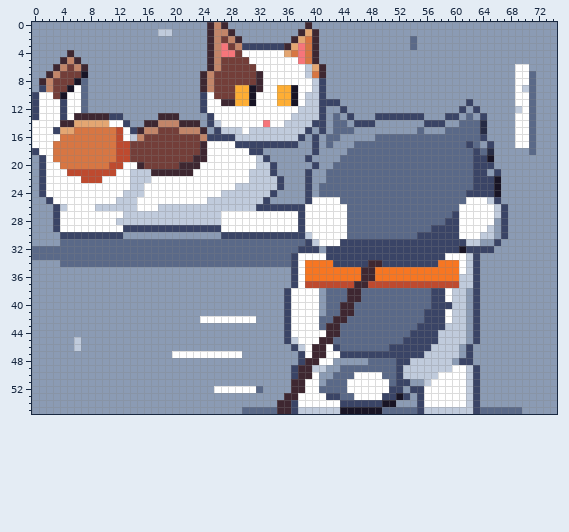
Edited in one commit: pixel-art file (art/cards/card-porch-cat-bolt.aseprite). This is how it looked before the edit.
75x56 pixels, 1 frame.
The same view after the edit:
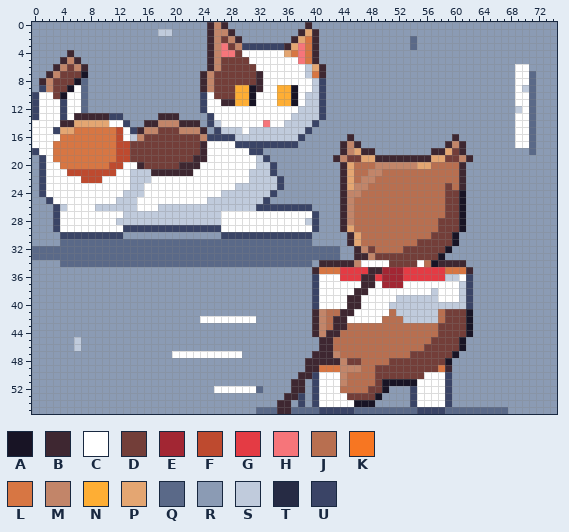
Palette (. is transparent): A #181425  B #3e2731  C #ffffff  D #733e39  E #a22633  F #be4a2f  G #e43b44  H #f6757a  J #b86f50  K #f77622  L #d77643  M #c28569  N #feae34  P #e4a672  Q #5a6988  R #8b9bb4  S #c0cbdc  T #262b44  U #3a4466
The edit:
@@ x 28..71 @@
 10 DNNACCCNNACSSURRRRRRRRRRRRRRRRRRRRRRRRRRRCCQ
-11 BNNACCCNNACSSUUURRRRRRRRRRRRRRRRRRURRRRRRCCQ
-12 CCCCCCCCCCSSSURRURRRRRRRRRRRRRRRRURURRRRRSCQ
-13 CCCCCCCCCSSSSURQRURRRUUUUUUURRRUURQRURRRRCCQ
-14 CCCCCHCCSSSSUURQQRUUURRRRRRRUUURRQQQTRRRRCCQ
-15 SSCSSSSSSSSURURQQQRRRRRRRRRQRRRQQQQQTRRRRCCQ
-16 USSSSSSSSSURURQQRRRRRQQQQQQQQQQQQQQQURRRRCCQ
-17 CUUUUUUUUURRURQRRRQQQQQQQQQQQQQQQQUQRURRRCCQ
-18 CCCUURRRRRRRURRRRQQQQQQQQQQQQQQQQQQUQTRRRRRQ
-19 CCCCSURRRRRURRRRQQQQQQQQQQQQQQQQQQQUUARRRRRR
-20 CCCCSSURRRRRURRQQQQQQQQQQQQQQQQQQQQUUURRRRRR
-21 CCCSSSURRRRURRQQQQQQQQQQQQQQQQQQQQQUURURRRRR
-22 CCCSSSSURRRURRQQQQQQQQQQQQQQQQQQQQQUUUARRRRR
-23 CSSSSSSURRRURQQQQQQQQQQQQQQQQQQQQQQUUUARRRRR
-24 SSSSSSURRRRURQQQQQQQQQQQQQQQQQQQQQUUUUARRRRR
-25 SSSSSURRRRRUCCCCQQQQQQQQQQQQQQQQQQCCCSURRRRR
-26 SSSSUUUUUUUCCCCCCQQQQQQQQQQQQQQQQCCCCCSURRRR
-27 CCCCCCCCCCUCCCCCCQQQQQQQQQQQQQQQUCCCCCSURRRR
-28 CCCCCCCCCCUCCCCCCQQQQQQQQQQQQQQUUCCCCCRURRRR
-29 CCCCCCCCCCUCCCCCCQQQQQQQQQQQQUUUUCCCCSRURRRR
-30 UUUUUUUUUUUSCCCCCQQQQQQQQQQUUUUUUCCCSSRURRRR
-31 QQQQQQQQQQQUSCCCUUUUUUUUUUUUUUUUUUSSRRURRRRR
-32 QQQQQQQQQQUUURUUUUUUUUUUUUUUUUUUUAUUUURRRRRR
-33 QQQQQQQQQUCCCCUUUUUUUUUUUUUUUUUCCCSURRRRRRRR
-34 QQQQQQQQQUCKKKKUUUUUBBUUUUUUUUKKKCSURRRRRRRR
-35 RRRRRRRRRUCKKKKKKKKBBKKKKKKKKKKKKCSURRRRRRRR
-36 RRRRRRRRRUCKKKKKKKKBBKKKKKKKKKKKKSSURRRRRRRR
-37 RRRRRRRRRUCFFFFFFFBBFFFFFFFFFFFFFSSURRRRRRRR
-38 RRRRRRRRUCCCCRQQQBBQQQQQQQQQQUUCSSRURRRRRRRR
-39 RRRRRRRRUCCCCRQQQBBQQQQQQQQQQUUCSSRURRRRRRRR
-40 RRRRRRRRUCCCCRQQBBQQQQQQQQQQQUUUSSRURRRRRRRR
-41 RRRRRRRRUCCCCRQQBBQQQQQQQQQQUUUCSSRURRRRRRRR
-42 CCCCRRRRUCCCCQQBBQQQQQQQQQQQUUUCSSRURRRRRRRR
-43 RRRRRRRRUCCCCQBBQQQQQQQQQQQUUUUSSSRURRRRRRRR
-44 RRRRRRRRUCCCCCBBQQQQQQQQQQUUUUSSSSRURRRRRRRR
-45 RRRRRRRRUSCCCBBQQQQQQQQQQUUUUUSSSSRURRRRRRRR
-46 RRRRRRRRRUSCBBCUQQQQQQQUUUUUUSSSSRURRRRRRRRR
-47 CCRRRRRRRRUCBBCCUUUUUUUUUUUUSSSSSRURRRRRRRRR
-48 RRRRRRRRRRUBBCCRRRRRQQQQUUSSSSSSRUURRRRRRRRR
-49 RRRRRRRRRUBBSSRRQQQQQQQQUSSSSSSSCCSURRRRRRRR
-50 RRRRRRRRRUBBCRRQQQCCCCQQUSSSSSCCCCSURRRRRRRR
-51 RRRRRRRRRBBCCRQQQCCCCCCQUURRSCCCCCSURRRRRRRR
-52 CCCCQRRRRBBCCQQQQCCCCCCUURUUCCCCCCSURRRRRRRR
-53 RRRRRRRRBBCCCCUUQQCCCCUUAURUCCCCCCSURRRRRRRR
-54 RRRRRRRBBUCCCCCCUUUUUUAARRRUCCCCCCSURRRRRRRR
-55 RRQQQQQBBUSSSSSSAAAAAAQQQQQUSSSSSSSUQQQQQQRR
+11 BNNACCCNNACSSURRRRRRRRRRRRRRRRRRRRRRRRRRRCCQ
+12 CCCCCCCCCCSSSURRRRRRRRRRRRRRRRRRRRRRRRRRRSCQ
+13 CCCCCCCCCSSSSURRRRRRRRRRRRRRRRRRRRRRRRRRRCCQ
+14 CCCCCHCCSSSSURRRRRRRRRRRRRRRRRRRRRRRRRRRRCCQ
+15 SSCSSSSSSSSURRRRRRRRRRRRRRRRRRRRRRRRRRRRRCCQ
+16 USSSSSSSSSURRRRRRBRRRRRRRRRRRRRRBRRRRRRRRCCQ
+17 CUUUUUUUUURRRRRRBMBRRRRRRRRRRRRBMBRRRRRRRCCQ
+18 CCCUURRRRRRRRRRRBMPBBRRRRRRRRBBPDBRRRRRRRRRQ
+19 CCCCSURRRRRRRRRBMDDPPBBBBBBBBPPDDMBRRRRRRRRR
+20 CCCCSSURRRRRRRRRBPJJJMMMMMMPPJJJJBRRRRRRRRRR
+21 CCCSSSURRRRRRRRRBPJJMMJJJJJJJJJJJBRRRRRRRRRR
+22 CCCSSSSURRRRRRRRBPJMMJJJJJJJJJJJJBRRRRRRRRRR
+23 CSSSSSSURRRRRRRRBPMMJJJJJJJJJJJDJBRRRRRRRRRR
+24 SSSSSSURRRRRRRRRBMMJJJJJJJJJJJJDDARRRRRRRRRR
+25 SSSSSURRRRRRRRRRBMJJJJJJJJJJJJJDDARRRRRRRRRR
+26 SSSSUUUUUUUURRRRBMJJJJJJJJJJJJJDDARRRRRRRRRR
+27 CCCCCCCCCCCCURRRBMJJJJJJJJJJJJJDDARRRRRRRRRR
+28 CCCCCCCCCCCSURRRBMJJJJJJJJJJJJDDDARRRRRRRRRR
+29 CCCCCCCCCCCCURRRBPJJJJJJJJJJJJDDDARRRRRRRRRR
+30 UUUUUUUUUUUURRRRRBPJJJJJJJJJJDDDARRRRRRRRRRR
+31 QQQQQQQQQQQQRRRRRBPJJJJJJJJDDDDDARRRRRRRRRRR
+32 QQQQQQQQQQQQQQQQRRBMDJJJJDDDDDDARRRRRRRRRRRR
+33 QQQQQQQQQQQQQQQQRRBBMDDDDDDDDDARRRRRRRRRRRRR
+34 QQQQQQQQQQQQRBBBBBMCCCCDDDDCJABBBBRRRRRRRRRR
+35 RRRRRRRRRRRRBLLLGGGGBBEEEGGGGGGLLLBRRRRRRRRR
+36 RRRRRRRRRRRRUCCCGGGBBGEEEGGGGGGSSCURRRRRRRRR
+37 RRRRRRRRRRRRUCCCCCCBBCEEECCCCCCCCSURRRRRRRRR
+38 RRRRRRRRRRRRUCCCCCBBCCCCCCCCCSCCCSURRRRRRRRR
+39 RRRRRRRRRRRRUCCCCBBCCCCCSSSSSSCCCSURRRRRRRRR
+40 RRRRRRRRRRRRUCCCCBBCCCCSSSSSSSSSSSURRRRRRRRR
+41 RRRRRRRRRRRRBMJJBBCCCCCJSSSSSSJDDDARRRRRRRRR
+42 CCCCRRRRRRRRBMJBBCCCCCJJJSSSSSJDDDARRRRRRRRR
+43 RRRRRRRRRRRRBMJBBJJJJJJJJJJJJJDDDDARRRRRRRRR
+44 RRRRRRRRRRRRBMBBJJJJJJJJJJJJJJDDDDARRRRRRRRR
+45 RRRRRRRRRRRRRBBJJJJJJJJJJJJJJDDDDARRRRRRRRRR
+46 RRRRRRRRRRRRRBBJJJJJJJJJJJJJDDDDDARRRRRRRRRR
+47 CCRRRRRRRRRRBBBMJJJJJJJJJJDDDDDDARRRRRRRRRRR
+48 RRRRRRRRRRRBBBBBMDDJJJJDDDDDDDDARRRRRRRRRRRR
+49 RRRRRRRRRRRBBLLLMMMJJDDDDDDDDDLBRRRRRRRRRRRR
+50 RRRRRRRRRRBBUCCCMJJJJDDDDDDDCCCURRRRRRRRRRRR
+51 RRRRRRRRRBBRUCCCMJJJJDAAAAACCCCURRRRRRRRRRRR
+52 CCCCQRRRRBBRUCCCJJJJDDARRRUCCCCURRRRRRRRRRRR
+53 RRRRRRRRBBURUCCCCDDDDARRRRUCCCCURRRRRRRRRRRR
+54 RRRRRRRBBRURUCCCCCAAARRRRRUCCCCURRRRRRRRRRRR
+55 RRRRQQQBBQQQQUUUUUQQQQQQQQQUUUUQQQQQQQQQRRRR
Where, in picture pixels (left, top, right, bottom), the same in both pictures:
changed: (284, 99, 522, 414)
changed: (242, 407, 256, 414)
